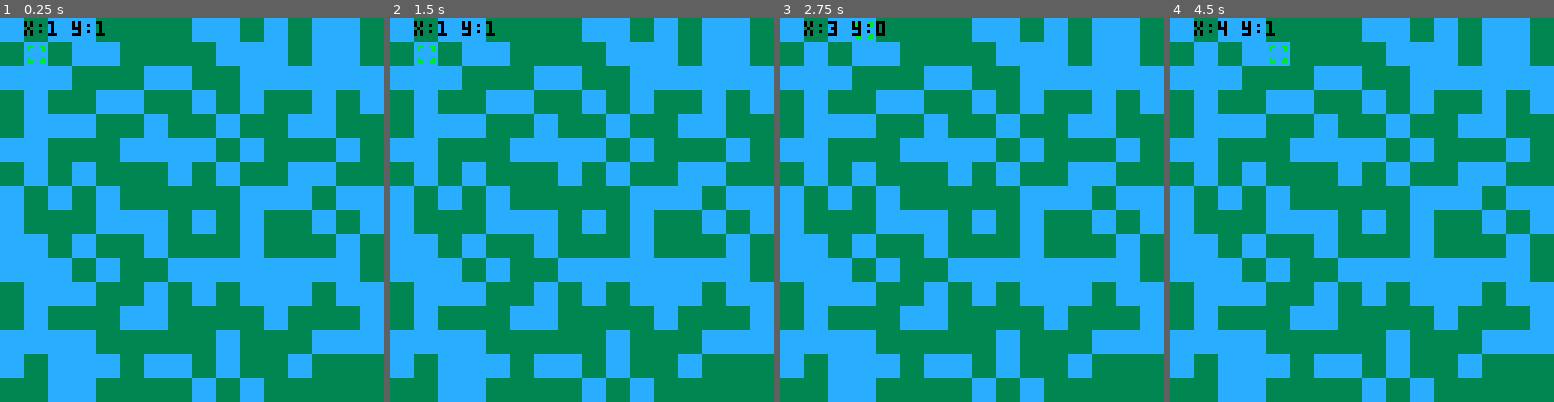
Above: before the commit, frames 1-4 (left to right).
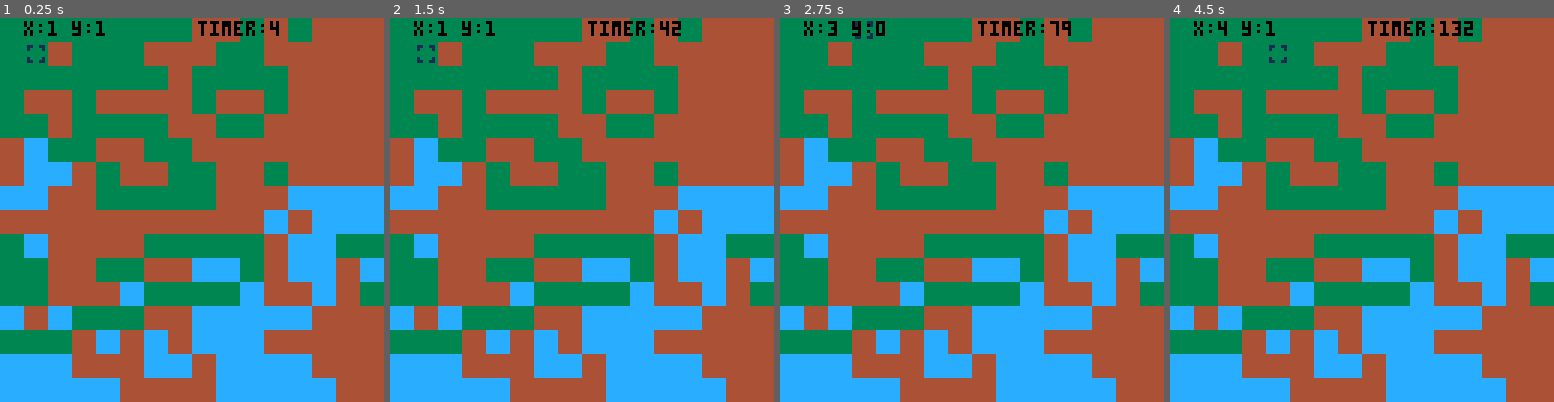
Above: after the commit, the same moments.

Repository: felixOlesen/PICO-8
Game: PICO-8 cartridge griddle.p8
Same seed, same stepped clock (60 frames per second), same inputs: the game is played once before the commit and once after it.
Inputs:
- Up to frame 1 (0.25 s): no input
- Up to frame 2 (1.5 s): no input
- Up to frame 3 (2.75 s): hold Right 1.6-2.1 s; hold Up 2.15-2.42 s; hold Right from 2.47 s (still down)
- Up to frame 4 (4.5 s): release Right at 3.03 s; hold Left 3.08-3.58 s; hold Down 3.63-3.97 s; hold Right from 4.02 s (still down)

The runs differ from the first frame. In frame 1, 75% of the frame differs, in the area x 0-100%, y 0-100%; in frame 2, 75%; in frame 3, 75%; in frame 4, 75%.

Commit message:
feature/implemented a weighting system for the tiles for a less random appearance

Diff:
--- a/griddle.p8
+++ b/griddle.p8
@@ -3,20 +3,21 @@
 __lua__
 -- main hooks
 function _init()
-
+	global_time=0
 	init_grid()
 	init_player()
 end
 
 function _update()
 	update_player()
+	global_time+=1
 end
 
 function _draw()
 	cls(grid_col)
 	draw_grid()
 	draw_player()
-
+	print("timer:"..global_time,66,1)
 end
 -->8
 -- grid manager
@@ -25,20 +26,76 @@
 
 	cell_size=8
 	screen_size=128
-	num_cells=0
 	grid_col=5
 	line_col=1
+	water=12
+	grass=3
+	dirt=4
 	grid={}
+	num_cells=screen_size/cell_size
 
-	num_cells=screen_size/cell_size
+	-- procedural generation
+	local num_passes=10
+	dirt_weight=1.2
+	water_weight=1
+	grass_weight=1.2
+
+	initial_pass()
+	procedural_gen(num_passes)
+end
+
+function initial_pass()
 	for y=1, num_cells do
 		add(grid, {})
 		for x=1, num_cells do
-			local tile_type=rnd(2)
-			if(tile_type>=1) add(grid[y],3)
-			if(tile_type<1) add(grid[y],12)
+			local tile_type=rnd(3)
+			if(tile_type<1) add(grid[y],dirt)
+			if(tile_type>=1 and tile_type<2) add(grid[y],grass)
+			if(tile_type>=2) add(grid[y],water)
 		end
 	end
+end
+
+function procedural_gen(num_passes)
+
+	for i=1,num_passes do
+		local new_grid={}
+		for y=1, num_cells do
+			add(new_grid,{})
+			for x=1, num_cells do
+				local tile_counts=count_adjacent_tiles(x,y)
+				local gr_prob=(tile_counts.gr/8)*grass_weight
+				local wa_prob=(tile_counts.wa/8)*water_weight
+				local di_prob=(tile_counts.di/8)*dirt_weight
+				local prob_sum=gr_prob+wa_prob+di_prob
+				local choice=rnd(prob_sum)
+
+				if(choice>di_prob+wa_prob) add(new_grid[y],grass)
+				if(choice<=di_prob+wa_prob and choice>di_prob) add(new_grid[y],water)
+				if(choice<=di_prob) add(new_grid[y],dirt)
+			end
+		end
+		grid=new_grid
+	end
+end
+
+function count_adjacent_tiles(x,y)
+	local counts={gr=0,wa=0,di=0}
+	local cell_type=grass
+	for i=-1,1 do
+		for j=-1,1 do
+			if not(i==0 and j==0) then
+				if x+i>=1 and y+j>=1 and x+i<num_cells and y+j<num_cells then
+					cell_type=grid[y+j][x+i]
+					if(cell_type==grass) counts.gr+=1
+					if(cell_type==water) counts.wa+=1
+					if(cell_type==dirt) counts.di+=1
+				end
+			end
+		end
+	end
+
+	return counts
 end
 
 function grid_update()
@@ -108,9 +165,9 @@
 end
 __gfx__
 00000000000000000000000000000000000000000000000000000000000000000000000000000000000000000000000000000000000000000000000000000000
-0bb00bb0000000000000000000000000000000000000000000000000000000000000000000000000000000000000000000000000000000000000000000000000
-0b0000b0000000000000000000000000000000000000000000000000000000000000000000000000000000000000000000000000000000000000000000000000
+01100110000000000000000000000000000000000000000000000000000000000000000000000000000000000000000000000000000000000000000000000000
+01000010000000000000000000000000000000000000000000000000000000000000000000000000000000000000000000000000000000000000000000000000
 00000000000000000000000000000000000000000000000000000000000000000000000000000000000000000000000000000000000000000000000000000000
 00000000000000000000000000000000000000000000000000000000000000000000000000000000000000000000000000000000000000000000000000000000
-0b0000b0000000000000000000000000000000000000000000000000000000000000000000000000000000000000000000000000000000000000000000000000
-0bb00bb0000000000000000000000000000000000000000000000000000000000000000000000000000000000000000000000000000000000000000000000000
+01000010000000000000000000000000000000000000000000000000000000000000000000000000000000000000000000000000000000000000000000000000
+01100110000000000000000000000000000000000000000000000000000000000000000000000000000000000000000000000000000000000000000000000000
